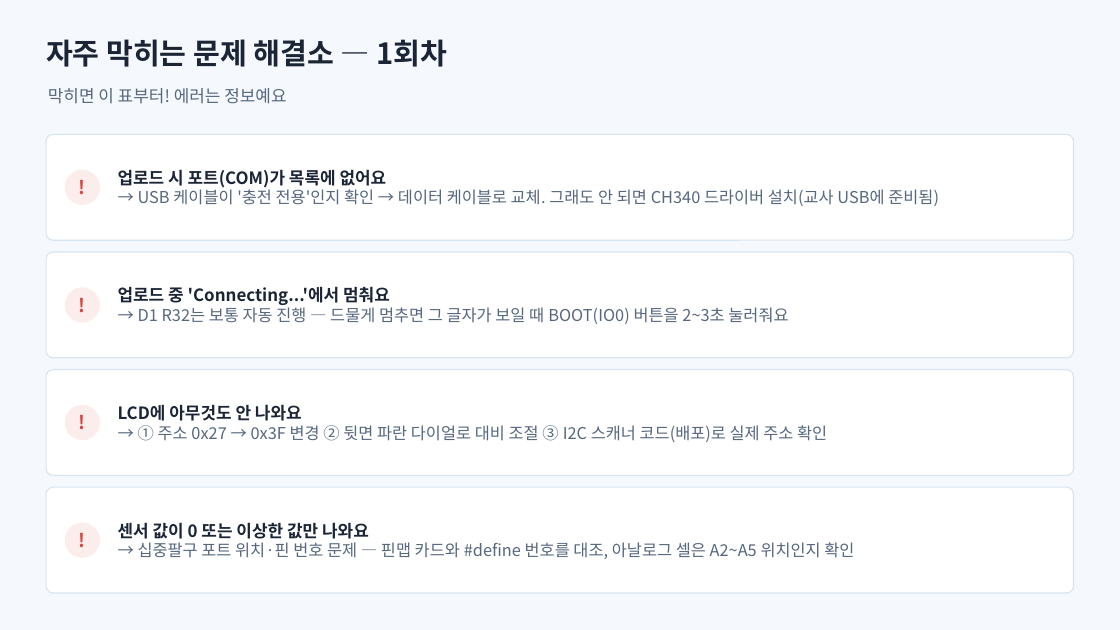
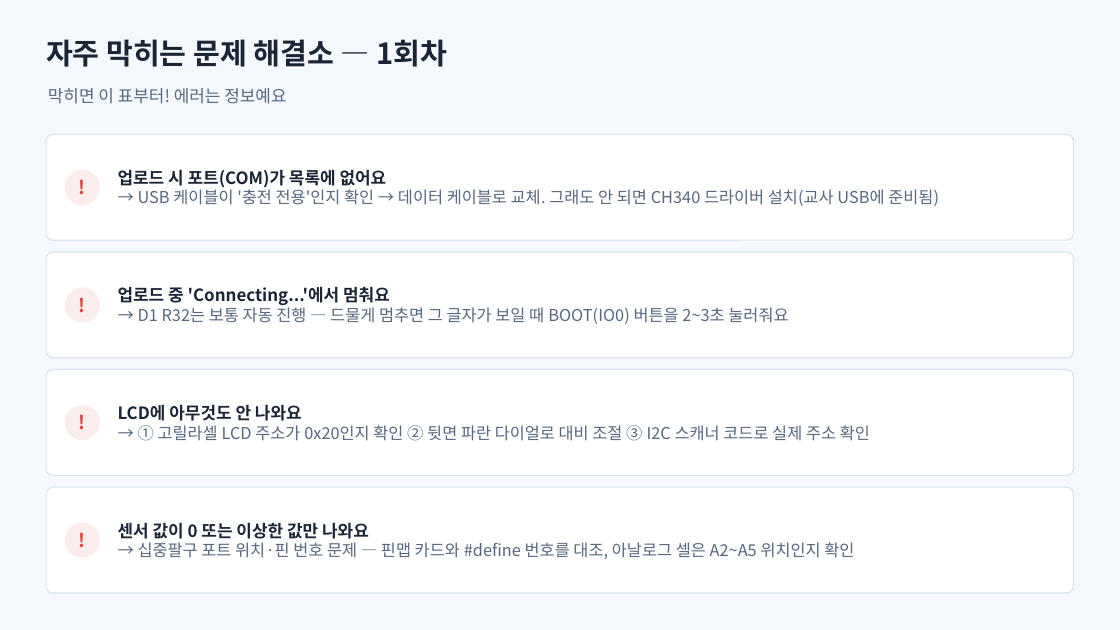
Before and after one commit to ralralra/eps32, a slide deck: slide 14 of esp32-class-projects/02_sessions/slides/1회차_ESP32와_출력장치.pptx. Drawn at 1120x630 pixels with LibreOffice and Linux fonts; fonts in the diff are those of the drawing. Boxes give left, top, right and bottom in pixels: in the first picture for what was removed or moved away, otherwise in the second. Text is boxed around its words. In the diff, an @@ line names an element or a change of style, - is before the commit and + after.

```diff
--- a/esp32-class-projects/02_sessions/slides/1회차_ESP32와_출력장치.pptx
+++ b/esp32-class-projects/02_sessions/slides/1회차_ESP32와_출력장치.pptx
@@ text at box(138, 425, 870, 441): text changed @@
-→ ① 주소 0x27 → 0x3F 변경 ② 뒷면 파란 다이얼로 대비 조절 ③ I2C 스캐너 코드(배포)로 실제 주소 확인
+→ ① 고릴라셀 LCD 주소가 0x20인지 확인 ② 뒷면 파란 다이얼로 대비 조절 ③ I2C 스캐너 코드로 실제 주소 확인
```
Also in this commit, not shown: 1 other slide changed, 21 other files.
